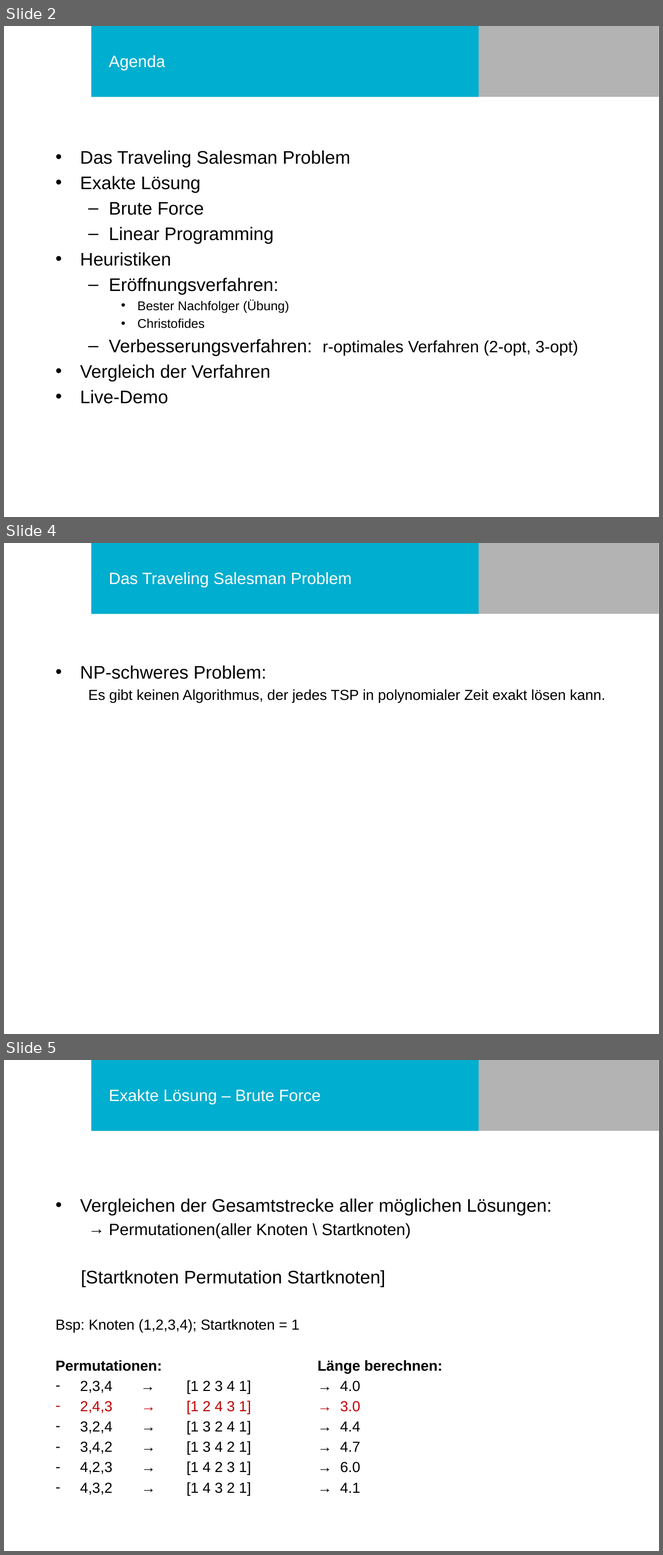
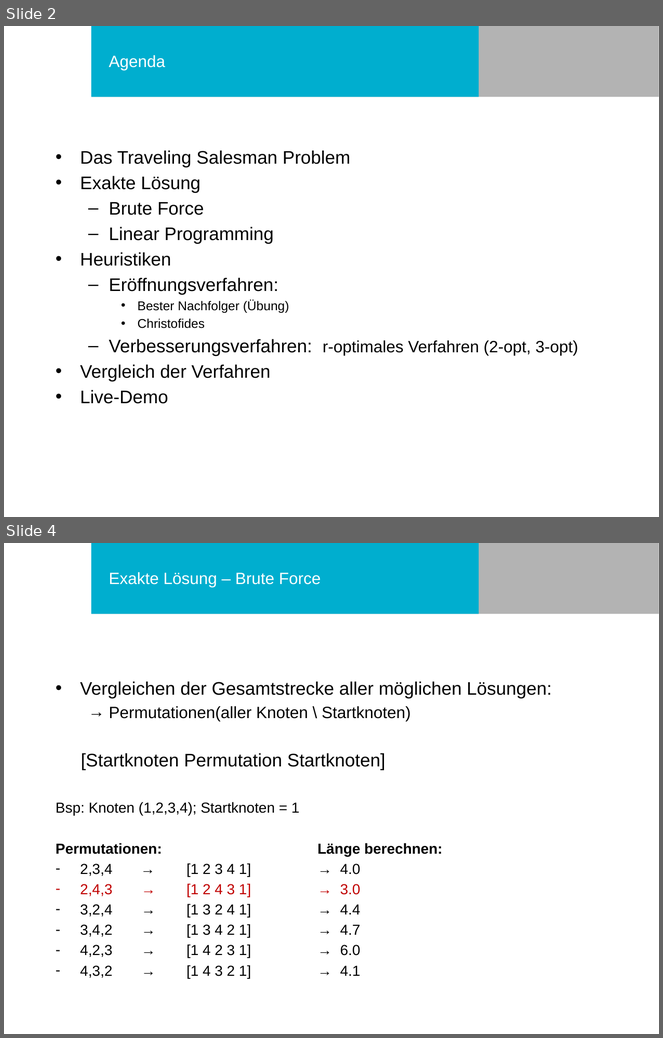
Before and after one commit to philurlaub/matlab2016, a slide deck: Präsentation.pptx. Shown one above the other, each under a label of ours: slides 2, 4 and 5 before the commit, slides 2 and 4 after it; the slides between them are not shown. The pictures are 663x1555 and 663x1038 pixels, drawn with LibreOffice and Linux fonts; fonts in the diff are those of the drawing; background and template pictures are left out. Boxes give left, top, right and bottom in pixels: in the first picture for what was removed or moved away, otherwise in the second. Text is boxed around its words. In the diff, an @@ line names an element or a change of style, - is before the commit and + after.

```diff
--- a/Präsentation.pptx
+++ b/Präsentation.pptx
@@ slide 4 removed at <box>4,543,659,1034</box>, background #FFFFFF; not listed: 2 template elements that a slide beside it also shows @@
@@ title removed at <box>109,572,352,587</box> @@
-Das Traveling Salesman Problem
@@ text removed at <box>80,665,606,703</box> @@
-• NP-schweres Problem:
-  Es gibt keinen Algorithmus, der jedes TSP in polynomialer Zeit exakt lösen kann.
@@ what was slide 5 is now slide 4 @@
```
Also in this commit, not shown: 7 slides changed, 4 slides added, 2 other slides removed.
